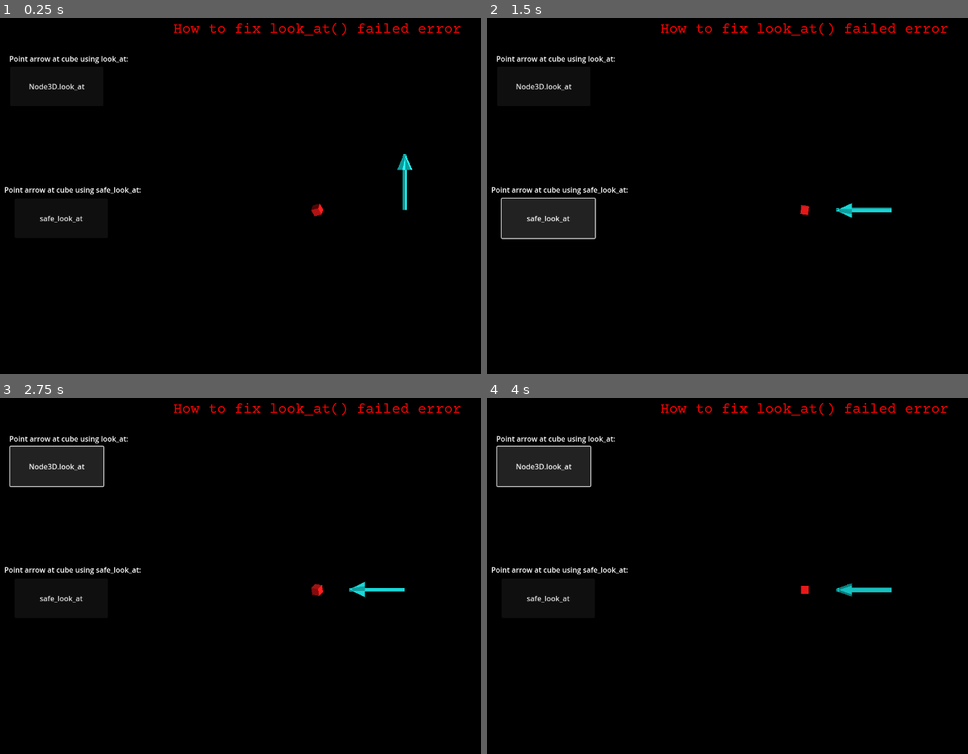
Above: before the commit, frames 1-4 (two rows, left to right).
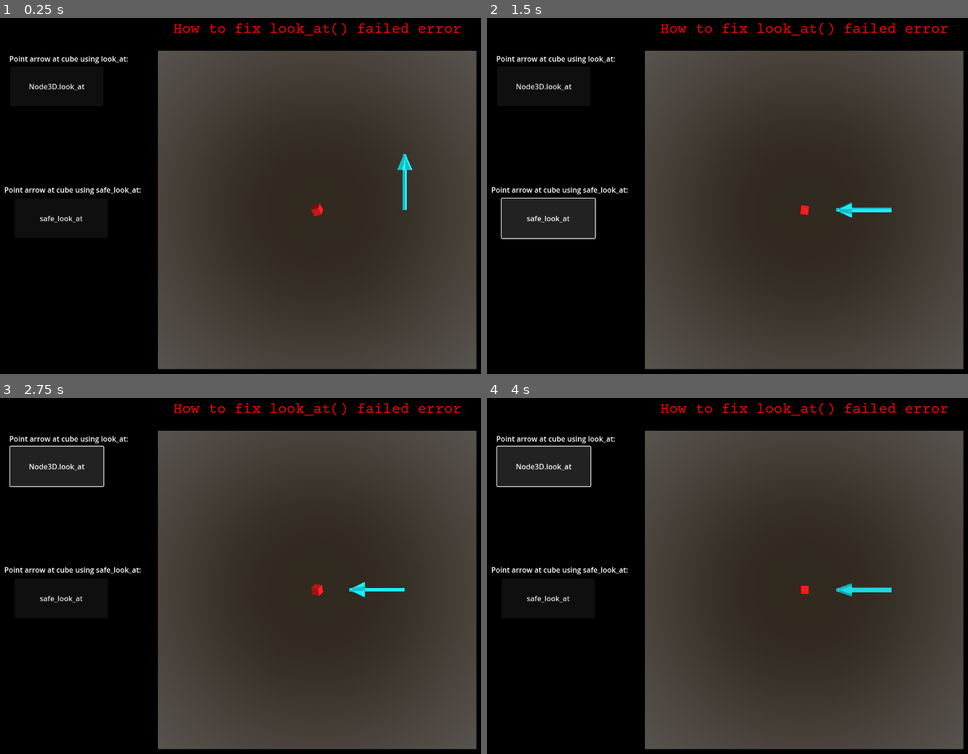
Above: after the commit, the same moments.

Repository: ImmersiveRPG/GodotLookAtFix
Game: Godot game, scene res://src/Start/Start.tscn
Two runs of this game, one before a commit and one after it. Both use one fixed random seed, a clock stepped at 60 frames per second and the inputs below.
Inputs:
- Up to frame 1 (0.25 s): no input
- Up to frame 2 (1.5 s): click "Node3D.look_at" at 0.5 s; click "safe_look_at" at 1.25 s
- Up to frame 3 (2.75 s): click "Node3D.look_at" at 2 s
- Up to frame 4 (4 s): click "safe_look_at" at 2.75 s; click "Node3D.look_at" at 3.5 s

The runs differ from the first frame. In frame 1, 59% of the frame differs, in the area x 32-100%, y 9-99%; in frame 2, 59%; in frame 3, 59%; in frame 4, 59%.

Commit message:
Added WorldEnvironment with sky to scene.

Diff:
--- a/project/src/SceneA/SceneA.tscn
+++ b/project/src/SceneA/SceneA.tscn
@@ -1,9 +1,21 @@
-[gd_scene load_steps=3 format=3 uid="uid://dx7n5sotwfefb"]
+[gd_scene load_steps=6 format=3 uid="uid://dx7n5sotwfefb"]
 
 [ext_resource type="PackedScene" uid="uid://dtieki5j6qe88" path="res://src/Arrow/Arrow.tscn" id="1"]
 [ext_resource type="PackedScene" uid="uid://clg7uhdkyik1k" path="res://src/Cube/Cube.tscn" id="2"]
 
+[sub_resource type="ProceduralSkyMaterial" id="ProceduralSkyMaterial_sjn3m"]
+
+[sub_resource type="Sky" id="Sky_senm3"]
+sky_material = SubResource("ProceduralSkyMaterial_sjn3m")
+
+[sub_resource type="Environment" id="Environment_17kgh"]
+background_mode = 2
+sky = SubResource("Sky_senm3")
+
 [node name="SceneA" type="Node3D"]
+
+[node name="WorldEnvironment" type="WorldEnvironment" parent="."]
+environment = SubResource("Environment_17kgh")
 
 [node name="DirectionalLight3D" type="DirectionalLight3D" parent="."]
 transform = Transform3D(-3.09086e-08, -0.707107, 0.707107, -3.09087e-08, 0.707107, 0.707107, -1, -4.79616e-14, -4.37114e-08, 20, 22, 0)
